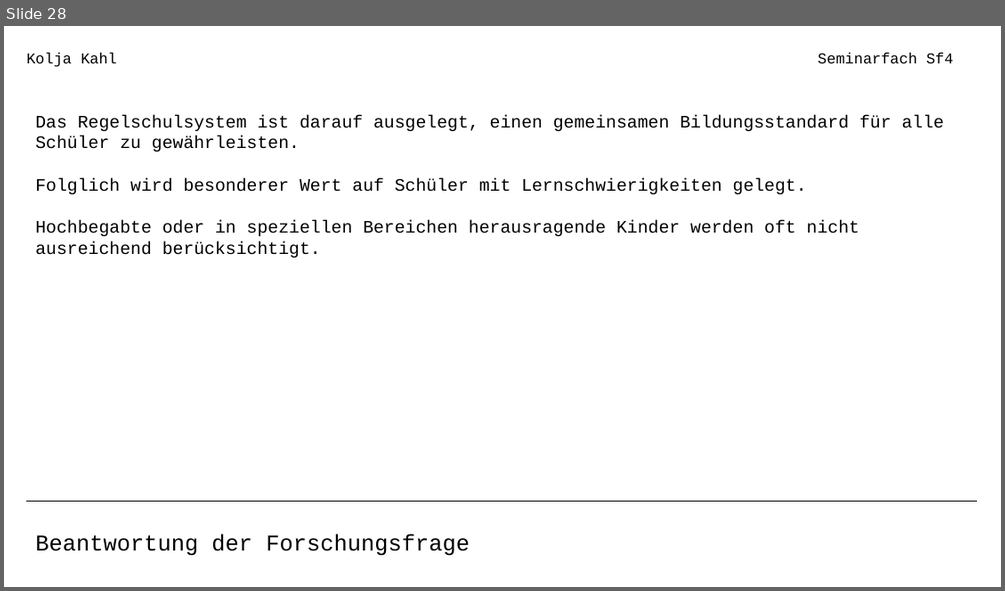
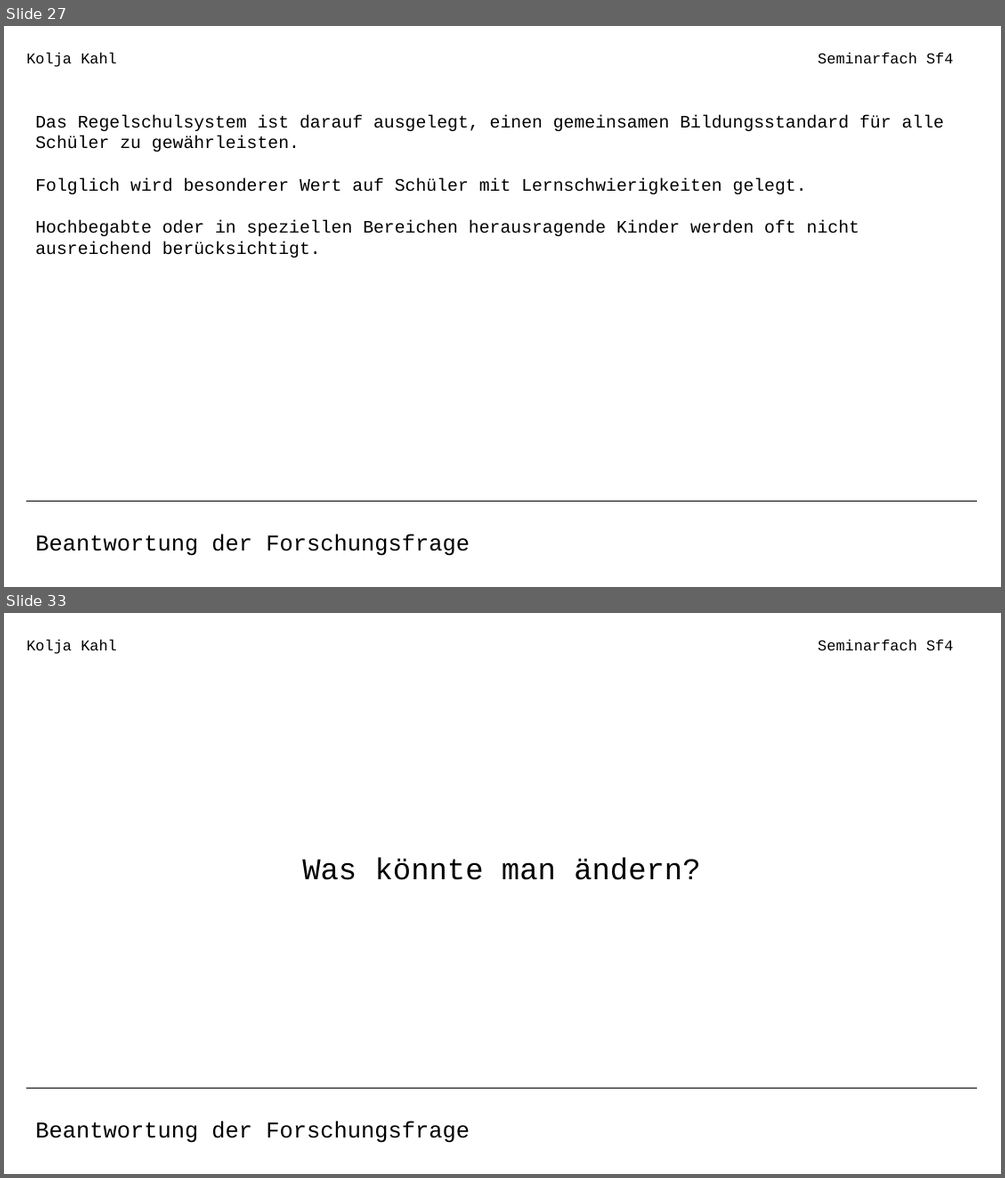
Before and after one commit to coasterkolja/obsidian-vault, a slide deck: 900 Assets/Seminarfach Präsentation.odp. Shown one above the other, each under a label of ours: slide 28 before the commit, slides 27 and 33 after it; the slides between them are not shown. The pictures are 1005x591 and 1005x1178 pixels, drawn with LibreOffice and Linux fonts; fonts in the diff are those of the drawing. Boxes give left, top, right and bottom in pixels: in the first picture for what was removed or moved away, otherwise in the second. Text is boxed around its words. In the diff, an @@ line names an element or a change of style, - is before the commit and + after.

```diff
--- a/900 Assets/Seminarfach Präsentation.odp
+++ b/900 Assets/Seminarfach Präsentation.odp
@@ slide 33 added at box(4, 613, 1001, 1174), background #FFFFFF @@
@@ text added at box(26, 639, 117, 654), 12 pt, text #000000 @@
+Kolja Kahl
@@ text added at box(817, 639, 953, 650), 12 pt, text #000000 @@
+Seminarfach Sf4
@@ text added at box(302, 857, 700, 880), 24 pt, text #000000 @@
+Was könnte man ändern?
@@ line added from (26, 1088) to (977, 1088), #000000 0 pt @@
@@ text added at box(35, 1120, 469, 1143), 18 pt, text #000000 @@
+Beantwortung der Forschungsfrage
@@ what was slide 28 is now slide 27 @@
```
Also in this commit, not shown: 7 slides changed, 12 other slides added, 1 slide removed, 2 other files.
